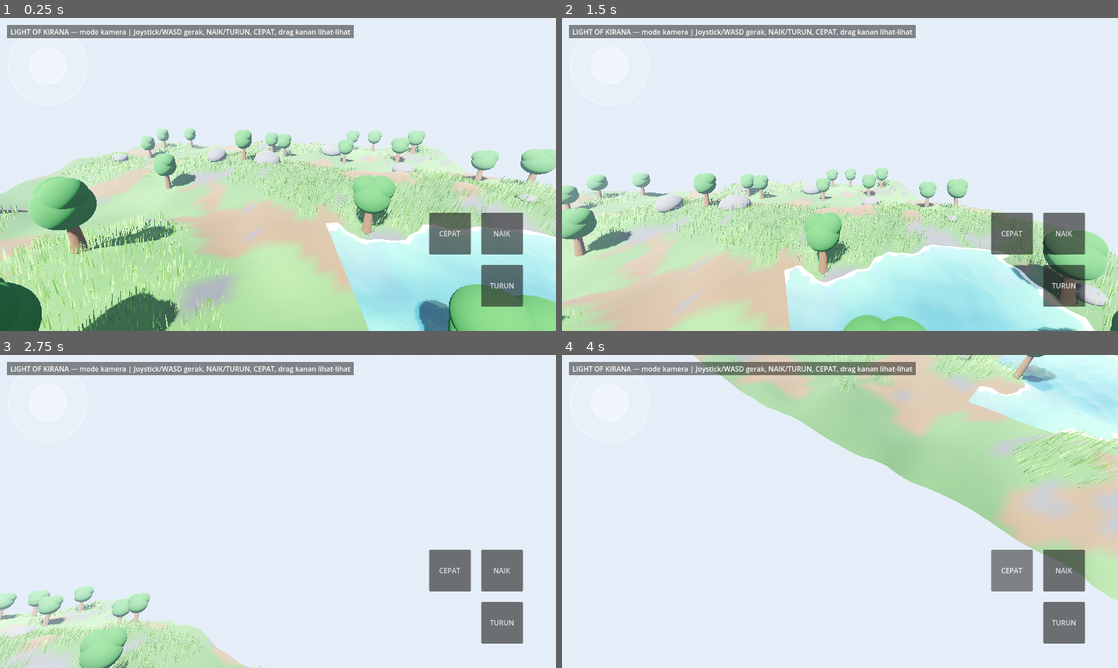
Above: before the commit, frames 1-4 (two rows, left to right).
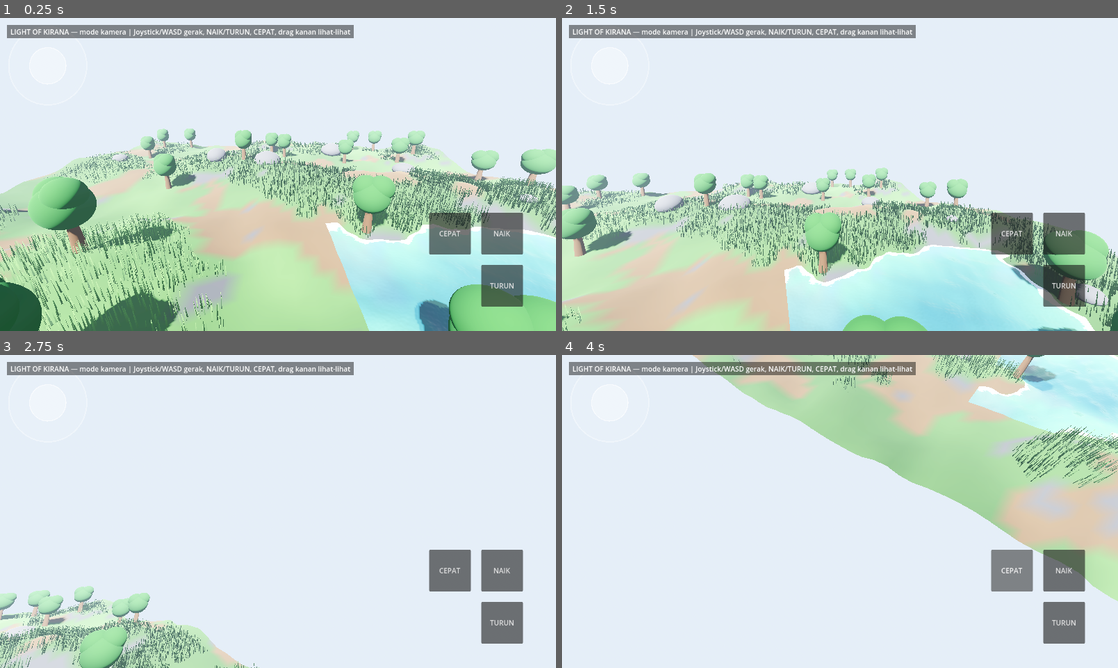
Above: after the commit, the same moments.

Repository: bagus123triga/light-of-kirana
Game: Godot game, scene res://scenes/main.tscn
The game is run twice, just before and just after one commit, with the same random seed, the same clock (stepped at 60 frames per second) and the same inputs.
Inputs (mouse positions are in pixels of both pictures, inside the frame that each line leads up to):
- Up to frame 1 (0.25 s): no input
- Up to frame 2 (1.5 s): drag from (612, 64) to (895, 105) at 0.52 s; drag from (728, 190) to (812, 237) at 1.27 s
- Up to frame 3 (2.75 s): move the mouse to (333, 442) at 2.02 s; hold D from 2.03 s (still down); hold Shift from 2.03 s (still down)
- Up to frame 4 (4 s): release D at 2.75 s; release Shift at 2.75 s; drag from (812, 574) to (673, 464) at 2.77 s; move the mouse to (1006, 558) at 3.52 s; hold A from 3.53 s (still down); hold Shift from 3.53 s (still down); tap Space at 3.77 s

The runs differ from the first frame. In frame 1, 8.5% of the frame differs, in the area x 0-100%, y 38-100%; in frame 2, 5.4%; in frame 3, 2.0%; in frame 4, 1.8%.

Commit message:
Rumput pakai shader repo gameidea asli (MIT) + adaptasi

Diff:
--- a/scripts/world.gd
+++ b/scripts/world.gd
@@ -221,28 +221,36 @@
 # --- Rumput (hanya di tanah berumput, bukan tanah gundul / batu) ---
 
 func _blade_mesh() -> ArrayMesh:
-	# 2 quad menyilang — shader gameidea mengharapkan quad penuh: UV.x
-	# 0..1 selebar bilah, UV.y = 0 di ujung, 1 di pangkal, biar discard-nya
-	# membentuk bilah yang meruncing. LURUS saja, tanpa segmen lengkung
-	# (minta Bagus 2026-11-09: "lurus aja nggak usah 3 shape").
-	# Bilah TIPIS (lebar 0.06, tinggi 0.6) biar runcing.
+	# 2 quad menyilang. Shader repo TIDAK punya discard/taper, jadi
+	# bentuk runcingnya dari GEOMETRI: 3 baris, lebar menyempit ke ujung
+	# (0.06 → 0.04 → 0.015). Bilah tetap LURUS — barisnya buat lancip,
+	# bukan buat melengkung (minta Bagus: lurus aja).
+	# UV.y = 0 di ujung, 1 di pangkal (syarat repo: displacement
+	# affect = 1.0 - UV.y, ujung paling kena angin).
 	var verts := PackedVector3Array()
 	var uvs := PackedVector2Array()
 	var indices := PackedInt32Array()
-	var half_w := 0.03
+	var rows := [0.0, 0.3, 0.6]
+	var row_half_w := [0.03, 0.02, 0.0075]
+	var row_uv := [1.0, 0.5, 0.0]
 	var quads := [
-		[Vector3(-half_w, 0.0, 0.0), Vector3(half_w, 0.0, 0.0)],
-		[Vector3(0.0, 0.0, -half_w), Vector3(0.0, 0.0, half_w)],
+		[Vector3(-1.0, 0.0, 0.0), Vector3(1.0, 0.0, 0.0)],
+		[Vector3(0.0, 0.0, -1.0), Vector3(0.0, 0.0, 1.0)],
 	]
 	var base := 0
 	for q in quads:
-		var bl: Vector3 = q[0]
-		var br: Vector3 = q[1]
-		# Kiri-bawah, kanan-bawah, kanan-atas (ujung), kiri-atas (ujung).
-		verts.append_array([bl, br, br + Vector3(0.0, 0.6, 0.0), bl + Vector3(0.0, 0.6, 0.0)])
-		uvs.append_array([Vector2(0.0, 1.0), Vector2(1.0, 1.0), Vector2(1.0, 0.0), Vector2(0.0, 0.0)])
-		indices.append_array([base + 0, base + 1, base + 2, base + 0, base + 2, base + 3])
-		base += 4
+		var left_dir: Vector3 = q[0]
+		var right_dir: Vector3 = q[1]
+		var up := Vector3(0.0, 1.0, 0.0)
+		for r in rows.size():
+			verts.append(left_dir * row_half_w[r] + up * rows[r])
+			verts.append(right_dir * row_half_w[r] + up * rows[r])
+			uvs.append(Vector2(0.0, row_uv[r]))
+			uvs.append(Vector2(1.0, row_uv[r]))
+		for r in rows.size() - 1:
+			var b0 := base + r * 2
+			indices.append_array([b0, b0 + 1, b0 + 3, b0, b0 + 3, b0 + 2])
+		base += rows.size() * 2
 	var arrays := []
 	arrays.resize(Mesh.ARRAY_MAX)
 	arrays[Mesh.ARRAY_VERTEX] = verts
@@ -270,13 +278,11 @@
 	fnl.frequency = 0.05
 	noise_tex.noise = fnl
 	grass_material.set_shader_parameter("wind_noise", noise_tex)
-	# Angin dilunakkan biar bilah tegak lurus & cuma bergoyang pelan
-	# (minta Bagus: angin kekencengan, bilah harus lurus).
-	grass_material.set_shader_parameter("blade_bend", 0.05)
-	grass_material.set_shader_parameter("gust_strength", 0.3)
-	grass_material.set_shader_parameter("still_sway_strength", 0.06)
-	# Bilah lebih runcing: lebar discard 70% (bawah tidak terlalu besar).
-	grass_material.set_shader_parameter("blade_width", 0.7)
+	# Nilai angin repo dilunakkan biar bilah tegak lurus & cuma
+	# bergoyang pelan (minta Bagus: angin kekencengan, bilah lurus).
+	# wind_strength repo = 1.0, wind_vertical_strength repo = 0.5.
+	grass_material.set_shader_parameter("wind_strength", 0.35)
+	grass_material.set_shader_parameter("wind_vertical_strength", 0.05)
 	var multimesh := MultiMesh.new()
 	multimesh.transform_format = MultiMesh.TRANSFORM_3D
 	multimesh.use_colors = false
--- a/shaders/grass_wind.gdshader
+++ b/shaders/grass_wind.gdshader
@@ -1,128 +1,81 @@
-// Rumput 3D dengan angin & distorsi — DARI gameidea.org, "3D Grass Shader
-// with Distortion & Wind" (2023-12-03). Kode shader ini mengikuti artikel
-// itu langkah demi langkah (bentuk bilah, gradasi warna, variasi noise,
-// angin + hembusan, interaksi pemain, highlight angin & shading akhir).
-// Yang diadaptasi cuma: tekstur noise dibuat di kode (NoiseTexture2D) dan
-// player_position diisi posisi kamera (mode kamera saja, tanpa pemain).
-// UV bilah: UV.y = 0.0 di ujung, 1.0 di pangkal (syarat artikel).
+// Rumput 3D — DARI REPO gameidea-studio/3d-grass-shader
+// (https://github.com/gameidea-studio/3d-grass-shader, MIT),
+// file godot-4-grass.gdshader. Dipakai sebagai basis.
+// Yang diadaptasi (minta Bagus): warna rumput ngikut warna tanah di
+// bawahnya (INSTANCE_CUSTOM, bukan uniform grass_color tetap); angin
+// diskala wind_amount (SATU nilai dengan suara angin, kadang 0);
+// arah angin diubah world->model biar serentak; interaksi pakai
+// posisi kamera (mode kamera saja, tanpa pemain).
+// Catatan: repo ini versi awal penulisnya — fragment-nya cuma satu
+// warna datar, tanpa taper/gradasi seperti artikel. Taper-nya dipindah
+// ke geometri bilah (mesh meruncing), bukan discard di shader.
 shader_type spatial;
+render_mode cull_disabled;
 
-render_mode cull_disabled, depth_draw_opaque;
+// Warna tanah di bawah helai ini (INSTANCE_CUSTOM.rgb dari MultiMesh).
+varying vec3 v_ground;
 
-uniform float blade_height_taper = 2.0;
-uniform float blade_width = 1.0;
-uniform vec3 color_variation : source_color = vec3(0.9, 0.9, 0.2);
-uniform float patch_scale = 5.0;
-uniform sampler2D wind_noise : hint_default_white;
-uniform vec2 wind_direction = vec2(1.0, 0.0);
-uniform float wind_texture_scale = 20.0;
-uniform float wind_speed = 0.1;
-uniform float still_sway_speed = 4.5;
-uniform float still_sway_strength = 0.1;
-uniform float gust_strength = 1.0;
-uniform float gust_frequency = 0.08;
+// Player interaction parameters (repo)
+uniform vec3 player_position = vec3(0.0, -100.0, 0.0);
+uniform float interaction_power = 0.5;
+uniform float interaction_radius = 1.0;
+
+// Wind sway parameters (repo)
+uniform sampler2D wind_noise;
+uniform vec2 wind_horizontal_direction = vec2(1.0, 0.0);
+uniform float wind_texture_tile_size = 20.0;
+uniform float wind_speed = 0.05;
+uniform float wind_strength = 1.0;
+uniform float wind_vertical_strength = 0.5;
 // Kekuatan angin global 0..1 dari world.gd — SATU nilai dengan suara
-// angin, kadang 0 (reda total) kadang 1 (berhembus). Bukan dari artikel.
+// angin, kadang 0 (reda total) kadang 1 (berhembus). Bukan dari repo.
 uniform float wind_amount = 0.5;
-uniform vec3 player_position = vec3(0.0, -100.0, 0.0);
-uniform float interaction_radius = 1.0;
-uniform float interaction_push = 1.0;
-uniform float blade_bend = 0.5;
-
-varying float v_patch;
-varying float v_wind_intensity;
-varying float v_height;
-// Warna tanah di bawah helai ini (INSTANCE_CUSTOM.rgb dari MultiMesh) —
-// warna rumput ngikut warna bawahnya (minta Bagus), bukan warna tetap.
-varying vec3 v_ground;
-varying float v_var;
 
 void vertex() {
-	v_height = UV.y;
 	v_ground = INSTANCE_CUSTOM.rgb;
-	v_var = INSTANCE_CUSTOM.a;
 
-	vec3 world_pos = (MODEL_MATRIX * vec4(0.0, 0.0, 0.0, 1.0)).xyz;
+	// Player position distort shader (repo)
+	vec3 world_vertex = (MODEL_MATRIX * vec4(VERTEX, 1.0)).xyz;
+	vec3 direction_to_player = world_vertex - player_position;
+	direction_to_player.y = 0.0;
+	direction_to_player = normalize(direction_to_player);
+	float distance_to_player = distance(player_position, world_vertex);
+	float interaction_strength = smoothstep(interaction_radius, 0.0, distance_to_player);
+	// Arah dorong diubah world->model (repo memakai w=1.0 di sini yang
+	// ikut menambahkan translasi — diperbaiki jadi arah murni).
+	vec3 local_push_dir = mat3(inverse(MODEL_MATRIX)) * direction_to_player;
+	VERTEX += local_push_dir * interaction_strength * interaction_power * (1.0 - UV.y);
 
-	// variation patch factor
-	float patch_factor = texture(wind_noise, world_pos.xz / patch_scale).r;
-	v_patch = patch_factor;
-
-	// wind calculation
-	vec2 global_uv = world_pos.xz / wind_texture_scale;
-	vec2 move_uv = global_uv + (normalize(wind_direction) * TIME * wind_speed);
-	float noise_val = texture(wind_noise, move_uv).r;
-	float gust_mask = smoothstep(gust_frequency, 1.0, noise_val);
-	float idle_sway = sin(TIME * still_sway_speed + world_pos.x + world_pos.z) * still_sway_strength;
-	float flutter = sin(TIME * 20.0 + world_pos.x) * 0.1;
-	float gust_push = (gust_mask * gust_strength) + (gust_mask * flutter);
-	v_wind_intensity = gust_mask;
-
-	vec3 vertex_pos = VERTEX;
-	float height_factor = 1.0 - UV.y;
-	float bend_strength = pow(height_factor, 2.0);
-
-	// Arah angin & lengkung dihitung di WORLD space biar semua helai
-	// condong ke arah yang SAMA (serentak). Versi artikel menghitungnya
-	// di local space (object_right/object_forward) — tiap instance
-	// diputar acak sumbu Y, jadi tiap helai condong ke arah beda.
-	// Trik yang sama dengan interaksi pemain di artikel: offset world
-	// diubah ke local lewat inverse(MODEL_MATRIX).
-	vec2 wind_dir = normalize(wind_direction);
-	// Angin diskala wind_amount (0 = reda total, bilah tegak diam).
-	vec3 world_offset = vec3(wind_dir.x, 0.0, wind_dir.y) * ((idle_sway + gust_push) * wind_amount + blade_bend) * bend_strength;
-
-	// preserve volume / prevent stretching
-	float dist_moved = length(world_offset.xz);
-	float y_drop = dist_moved * 0.2 * bend_strength;
-
-	VERTEX = vertex_pos + mat3(inverse(MODEL_MATRIX)) * world_offset;
-	VERTEX.y -= y_drop;
-
-	// interaction
-	vec3 interaction_offset = vec3(0.0);
-	vec3 diff_vec = world_pos - player_position;
-	float dist_3d = length(diff_vec);
-	if (dist_3d < interaction_radius) {
-		float push_strength = smoothstep(interaction_radius, 0.0, dist_3d);
-		vec3 push_dir_flat = diff_vec;
-		push_dir_flat.y = 0.0;
-		push_dir_flat = normalize(push_dir_flat);
-		vec3 local_push_dir = mat3(inverse(MODEL_MATRIX)) * push_dir_flat;
-		interaction_offset += local_push_dir * push_strength * interaction_push * bend_strength;
-	}
-	VERTEX += interaction_offset;
+	// Wind shader (repo)
+	vec3 world_vertex2 = (MODEL_MATRIX * vec4(VERTEX, 1.0)).xyz;
+	vec2 normalized_wind_direction = normalize(wind_horizontal_direction);
+	vec2 world_uv = world_vertex2.xz / wind_texture_tile_size + normalized_wind_direction * TIME * wind_speed;
+	// we displace only the top part of the mesh
+	float displacement_affect = (1.0 - UV.y);
+	float wind_noise_intensity = (textureLod(wind_noise, world_uv, 0.0).r - 0.5);
+	// We convert the direction of the wind into model space from world space
+	// if we used it directly in vertex space, rotated blades of grass wouldn't behave properly
+	// (repo memakai vec4(dir.x, dir.y, 0, 0) + .xy — sumbu-nya keliru
+	// untuk bidang XZ; diperbaiki jadi vec4(dir.x, 0, dir.y, 0) + .xz.)
+	vec3 model_dir = (inverse(MODEL_MATRIX) * vec4(normalized_wind_direction.x, 0.0, normalized_wind_direction.y, 0.0)).xyz;
+	vec3 wind_vector = vec3(
+		wind_noise_intensity * model_dir.x,
+		1.0 - wind_noise_intensity,
+		wind_noise_intensity * model_dir.z
+	);
+	wind_vector = normalize(wind_vector);
+	wind_vector *= vec3(
+		wind_strength,
+		wind_vertical_strength,
+		wind_strength
+	);
+	VERTEX += wind_vector * displacement_affect * wind_amount;
 }
 
 void fragment() {
-	if (!FRONT_FACING) {
-		NORMAL = -NORMAL;
-	}
-
-	// shape
-	float center_dist = abs(UV.x - 0.5) * 2.0;
-	float shape_mask = pow(UV.y, 1.0 / blade_height_taper);
-	if (center_dist > shape_mask * blade_width) discard;
-
-	// color — ngikut warna tanah di bawahnya: ujung lebih terang,
-	// pangkal = warna tanah. Variasi kecil per helai dari INSTANCE_CUSTOM.a.
-	vec3 tip_col = v_ground * 1.5;
-	vec3 gradient = mix(tip_col, v_ground, UV.y);
-	vec3 wind_highlight = tip_col * 1.5;
-	vec3 varied_color = mix(gradient, color_variation, v_patch * 0.2);
-	varied_color *= 0.9 + v_var * 0.2;
-	vec3 final_color = mix(varied_color, wind_highlight, v_wind_intensity * 0.4 * wind_amount);
-	ALBEDO = final_color;
-
-	float bottom_to_top = v_height; // 0 = tip, 1 = base
-	AO = bottom_to_top + v_wind_intensity * 0.3;
-	AO = clamp(AO, 0.0, 1.0);
-	AO_LIGHT_AFFECT = 1.0;
-
-	vec3 world_up_view = normalize(mat3(VIEW_MATRIX) * vec3(0.0, 1.0, 0.0));
-	NORMAL = mix(NORMAL, world_up_view, bottom_to_top * 0.5);
-
+	// Repo: ALBEDO = grass_color.rgb (satu warna tetap).
+	// Di sini: ngikut warna tanah di bawahnya — ujung sedikit lebih
+	// terang, pangkal = warna tanah.
+	ALBEDO = mix(v_ground * 1.3, v_ground, UV.y);
 	ROUGHNESS = 0.8;
-	SPECULAR = 0.2;
-	BACKLIGHT = ALBEDO * 0.3;
 }
Not shown, changed: Agent.md
